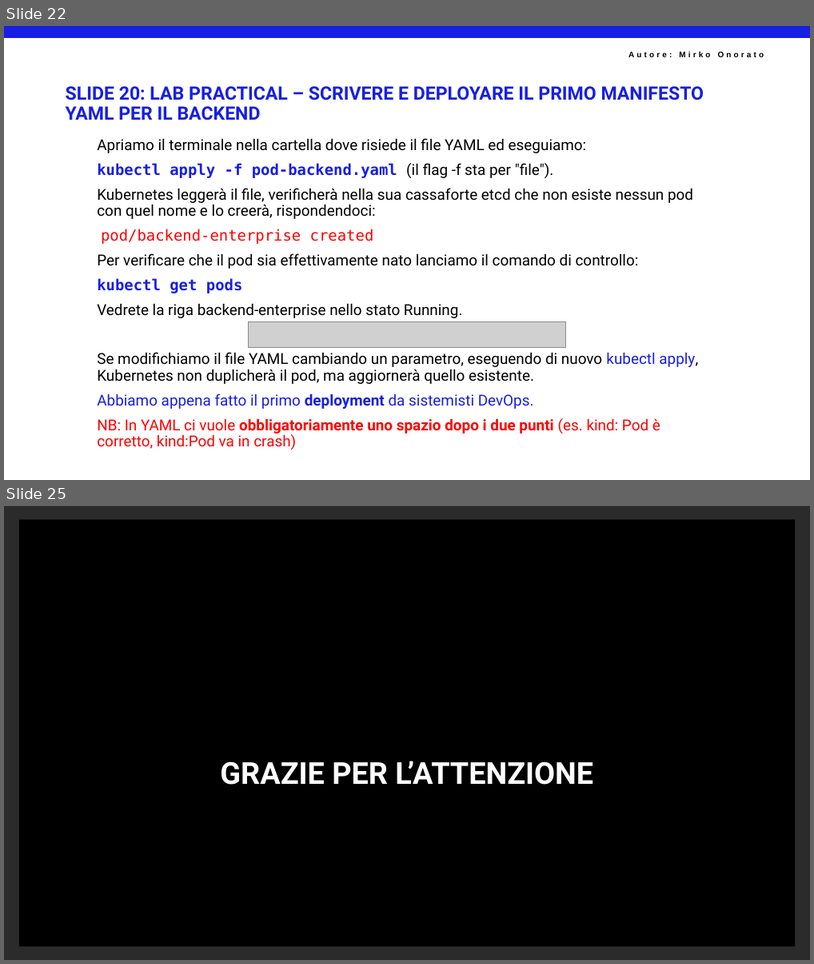
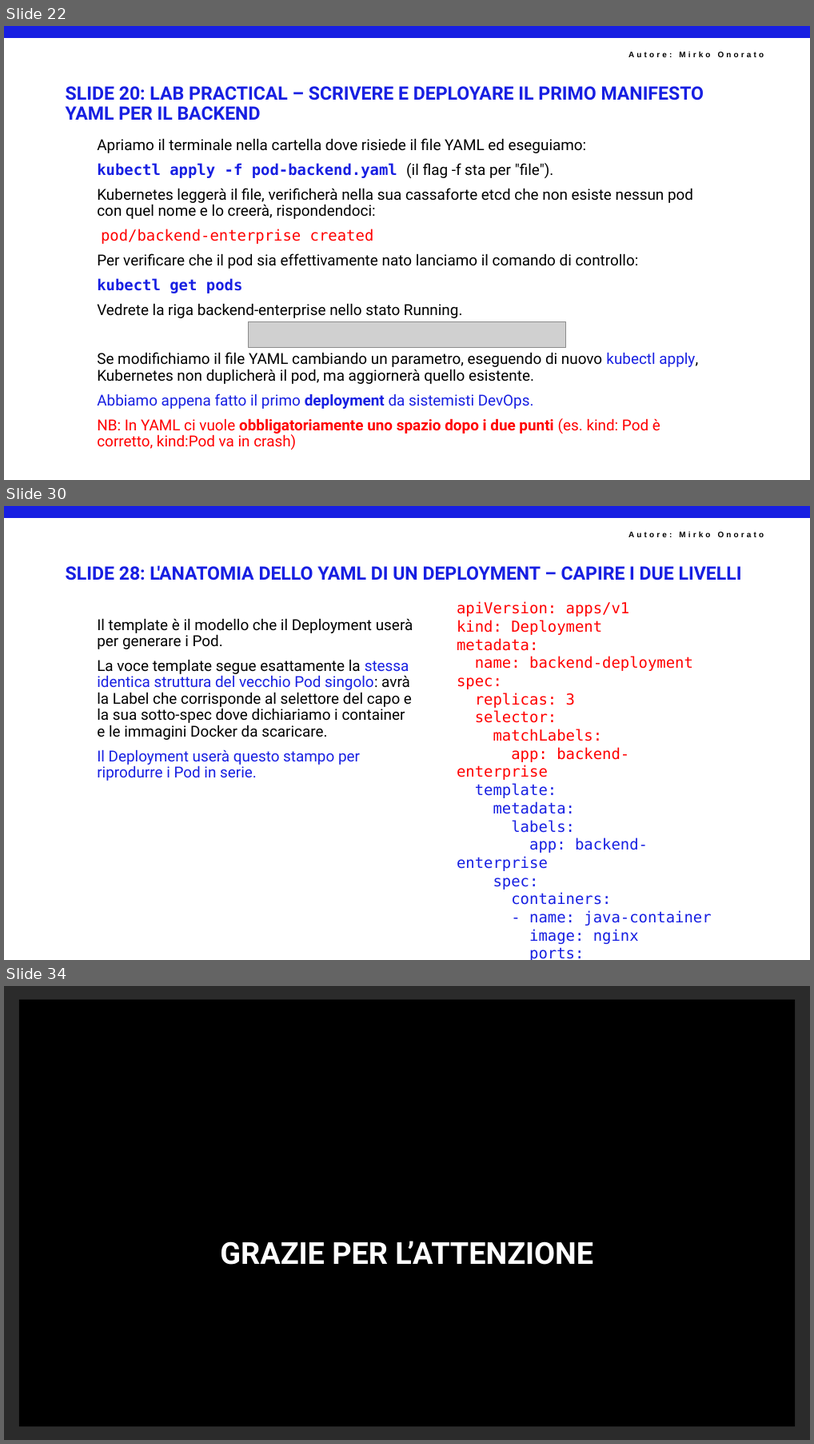
Before and after one commit to mirkoSkF/Docker-Slides, a slide deck: 4 - Kubernates. IL PASSAGGIO DA DOCKER COMPOSE ALL'ORCHESTRAZIONE ENTERPRISE.pptx. Shown one above the other, each under a label of ours: slides 22 and 25 before the commit, slides 22, 30 and 34 after it; the slides between them are not shown. The pictures are 814x964 and 814x1444 pixels, drawn with LibreOffice and Linux fonts; fonts in the diff are those of the drawing; grey boxes stand for pictures; background and template pictures are left out; a plain dark background stands for a picture behind light text. Boxes give left, top, right and bottom in pixels: in the first picture for what was removed or moved away, otherwise in the second. Text is boxed around its words. In the diff, an @@ line names an element or a change of style, - is before the commit and + after.

```diff
--- a/4 - Kubernates. IL PASSAGGIO DA DOCKER COMPOSE ALL'ORCHESTRAZIONE ENTERPRISE.pptx
+++ b/4 - Kubernates. IL PASSAGGIO DA DOCKER COMPOSE ALL'ORCHESTRAZIONE ENTERPRISE.pptx
@@ slide 30 added at box(4, 506, 810, 960), background #FFFFFF; not listed: 2 template elements that a slide beside it also shows @@
@@ title added at box(66, 565, 742, 580), 22 pt, text #171FE2, bold @@
+SLIDE 28: L'ANATOMIA DELLO YAML DI UN DEPLOYMENT – CAPIRE I DUE LIVELLI
@@ text added at box(457, 601, 711, 960), 18 pt, text #FF0000 @@
+apiVersion: apps/v1
+kind: Deployment
+metadata:
+name: backend-deployment
+spec:
+replicas: 3
+selector:
+matchLabels:
+app: backend-enterprise
+template:
+metadata:
+labels:
+app: backend-enterprise
+spec:
+containers:
+- name: java-container
+image: nginx
+ports:
+- containerPort: 80
@@ text added at box(97, 618, 413, 780), 18 pt, text #000000 @@
+Il template è il modello che il Deployment userà per generare i Pod.
+La voce template segue esattamente la stessa identica struttura del vecchio Pod singolo: avrà la Label che corrisponde al selettore del capo e la sua sotto-spec dove dichiariamo i container e le immagini Docker da scaricare.
+Il Deployment userà questo stampo per riprodurre i Pod in serie.
@@ what was slide 25 is now slide 34 @@
```
Also in this commit, not shown: 2 slides changed, 8 other slides added.
